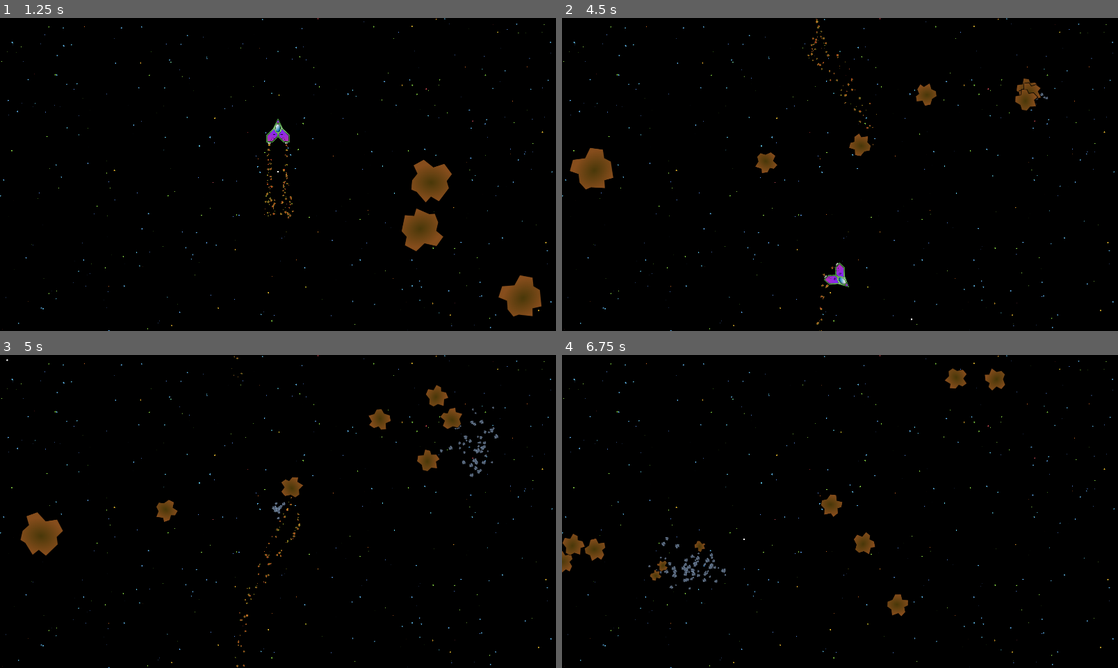
Above: before the commit, frames 1-4 (two rows, left to right).
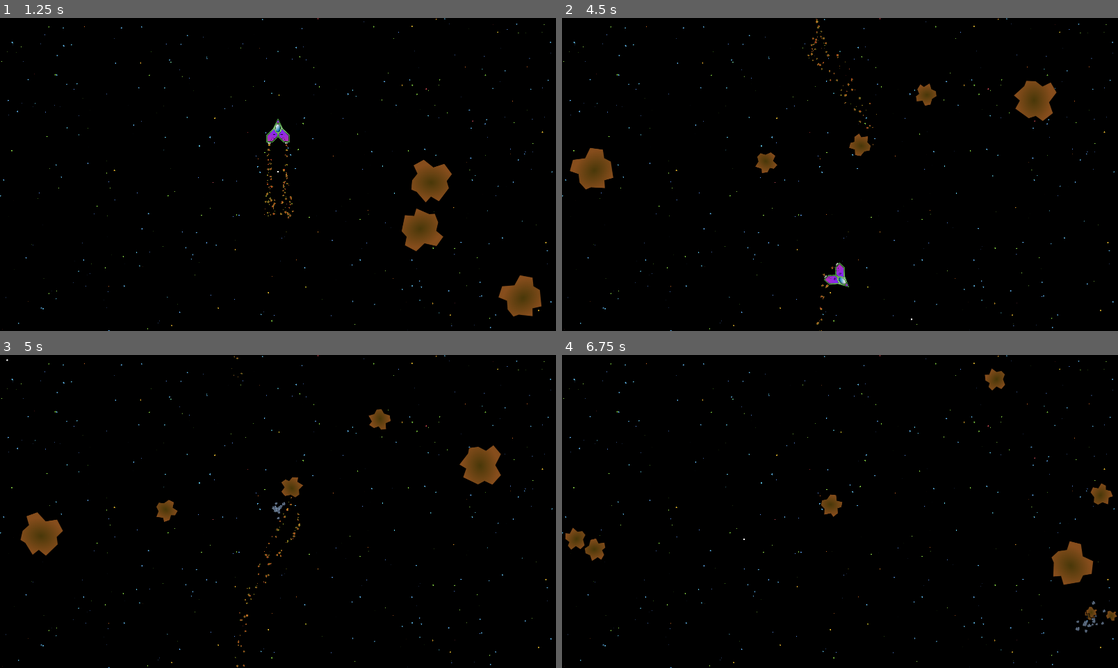
Above: after the commit, the same moments.

Repository: avrame/space-rocks-godot
Game: Godot game, scene res://Scenes/level2.tscn
The game is run twice, just before and just after one commit, with the same random seed, the same clock (stepped at 60 frames per second) and the same inputs. This scene is started directly instead of the project's main scene.
Inputs:
- Up to frame 1 (1.25 s): tap Enter at 0.5 s; hold Up (thrust) from 0.53 s (still down); hold Space (fire) from 0.53 s (still down)
- Up to frame 2 (4.5 s): release Space (fire) at 1.28 s; tap Space (fire) at 1.35, 2.85, 4.35 s; release Up (thrust) at 2.03 s; hold Space (fire) 2.03-2.78 s; hold Left (rotate-left) 2.03-4.28 s; hold Space (fire) 3.53-4.28 s; hold Right (rotate-right) from 4.28 s (still down)
- Up to frame 3 (5 s): keep holding Right (rotate-right)
- Up to frame 4 (6.75 s): release Right (rotate-right) at 5.03 s; hold Up (thrust) 5.03-5.78 s; hold Space (fire) 5.03-5.78 s; hold Right (rotate-right) from 5.78 s (still down); tap Space (fire) at 5.85 s; hold Space (fire) from 6.53 s (still down)

Frame 1 is identical in both runs. In frame 2, 0.5% of the frame differs, in the area x 81-89%, y 19-33%; in frame 3, 1.3%; in frame 4, 2.2%, in the area x 0-100%, y 4-89%.
Error before the commit: Attempt to call function 'remove_a_life' in base 'null instance' on a null instance. (res://Scripts/space_ship.gd:89)
Error after the commit: Attempt to call function 'remove_a_life' in base 'null instance' on a null instance. (res://Scripts/space_ship.gd:80)

Commit message:
moved wrap around code to global node

Diff:
--- a/Scenes/bullet.tscn
+++ b/Scenes/bullet.tscn
@@ -17,6 +17,7 @@
 shape = SubResource("CircleShape2D_irxdv")
 
 [node name="LifeSpanTimer" type="Timer" parent="."]
+wait_time = 0.75
 
 [connection signal="body_entered" from="." to="." method="_on_body_entered"]
 [connection signal="timeout" from="LifeSpanTimer" to="." method="_on_life_span_timer_timeout"]
--- a/Scripts/asteroid.gd
+++ b/Scripts/asteroid.gd
@@ -1,4 +1,4 @@
-extends SpaceObject
+extends Node2D
 
 const MIN_SPEED = 25
 const MAX_SPEED = 300
@@ -7,17 +7,18 @@
 enum Size {SMALL, MEDIUM, LARGE}
 @export var size = Size.LARGE
 
+@onready var global = get_node("/root/Global")
 @onready var asteroid_medium_scene = load("res://Scenes/asteroid-medium.tscn")
 @onready var asteroid_small_scene = load("res://Scenes/asteroid-small.tscn")
 @onready var spaceship = get_node("../SpaceShip")
 @onready var LevelContainer = get_node("/root/Main/LevelContainer")
+@onready var screen_size = get_viewport_rect().size
 var speed
 var rotate_speed
 var velocity
 
 # Called when the node enters the scene tree for the first time.
 func _ready() -> void:
-	super()
 	if size == Size.LARGE:
 		generate_random_position()
 		while position.distance_to(spaceship.position) < MIN_DISTANCE_FROM_SHIP:
@@ -31,7 +32,7 @@
 func _process(delta: float) -> void:
 	rotate(delta * rotate_speed)
 	translate(delta * speed * velocity)
-	super(delta)
+	position = global.wrap_around(position)
 
 func generate_random_position():
 	var x = randf_range(0, screen_size.x)
--- a/Scripts/bullet.gd
+++ b/Scripts/bullet.gd
@@ -1,25 +1,16 @@
 extends Area2D
 
 const speed = 3000
-var screen_size
+@onready var global = get_node("/root/Global")
 
 # Called when the node enters the scene tree for the first time.
 func _ready() -> void:
-	screen_size = get_viewport_rect().size
 	$LifeSpanTimer.start()
 
 # Called every frame. 'delta' is the elapsed time since the previous frame.
 func _process(delta: float) -> void:
 	position -= transform.y * speed * delta
-	if position.y < 0:
-		position.y = screen_size.y
-	elif position.y > screen_size.y:
-		position.y = 0
-
-	if position.x < 0:
-		position.x = screen_size.x
-	elif position.x > screen_size.x:
-		position.x = 0
+	position = global.wrap_around(position)
 
 func _on_body_entered(body: Node2D) -> void:
 	if body.is_in_group("Asteroids"):
--- a/Scripts/space_object.gd
+++ b/Scripts/global.gd
@@ -1,14 +1,16 @@
-class_name SpaceObject
 extends Node2D
 
-var screen_size
+@onready var screen_size = get_viewport_rect().size
 
 # Called when the node enters the scene tree for the first time.
 func _ready() -> void:
-	screen_size = get_viewport_rect().size
+	pass
 
 # Called every frame. 'delta' is the elapsed time since the previous frame.
 func _process(delta: float) -> void:
+	pass
+
+func wrap_around(position):
 	if position.y < 0:
 		position.y = screen_size.y
 	elif position.y > screen_size.y:
@@ -18,3 +20,5 @@
 		position.x = screen_size.x
 	elif position.x > screen_size.x:
 		position.x = 0
+
+	return position
--- a/Scripts/space_ship.gd
+++ b/Scripts/space_ship.gd
@@ -6,14 +6,14 @@
 const FRICTION = .99
 const MAX_SPEED = 1000.0
 const MIN_DISTANCE_FROM_ASTEROID = 400
-
-var screen_size
 var init_position
 var init_rotation
 var sprite_width
 var sprite_height
 var exploding = false
 
+@onready var global = get_node("/root/Global")
+@onready var screen_size = get_viewport_rect().size
 @onready var bullet_scene = preload("res://Scenes/bullet.tscn")
 @onready var lives_node = get_node("/root/Main/Lives")
 @onready var game_over_node = get_node("/root/Main/GameOver")
@@ -25,7 +25,6 @@
 func _ready():
 	init_position = position
 	init_rotation = rotation
-	screen_size = get_viewport_rect().size
 	sprite_width = sprite.texture.get_width()
 	sprite_height = sprite.texture.get_height()
 
@@ -52,15 +51,7 @@
 		left_engine_stream.emitting = false
 		right_engine_stream.emitting = false
 
-	if position.y < 0:
-		position.y = screen_size.y
-	elif position.y > screen_size.y:
-		position.y = 0
-
-	if position.x < 0:
-		position.x = screen_size.x
-	elif position.x > screen_size.x:
-		position.x = 0
+	position = global.wrap_around(position)
 
 	var collision = move_and_collide(velocity * delta)
 
--- a/project.godot
+++ b/project.godot
@@ -14,6 +14,10 @@
 run/main_scene="res://Scenes/main.tscn"
 config/features=PackedStringArray("4.3", "GL Compatibility")
 config/icon="res://icon.svg"
+
+[autoload]
+
+Global="*res://Scripts/global.gd"
 
 [display]
 
